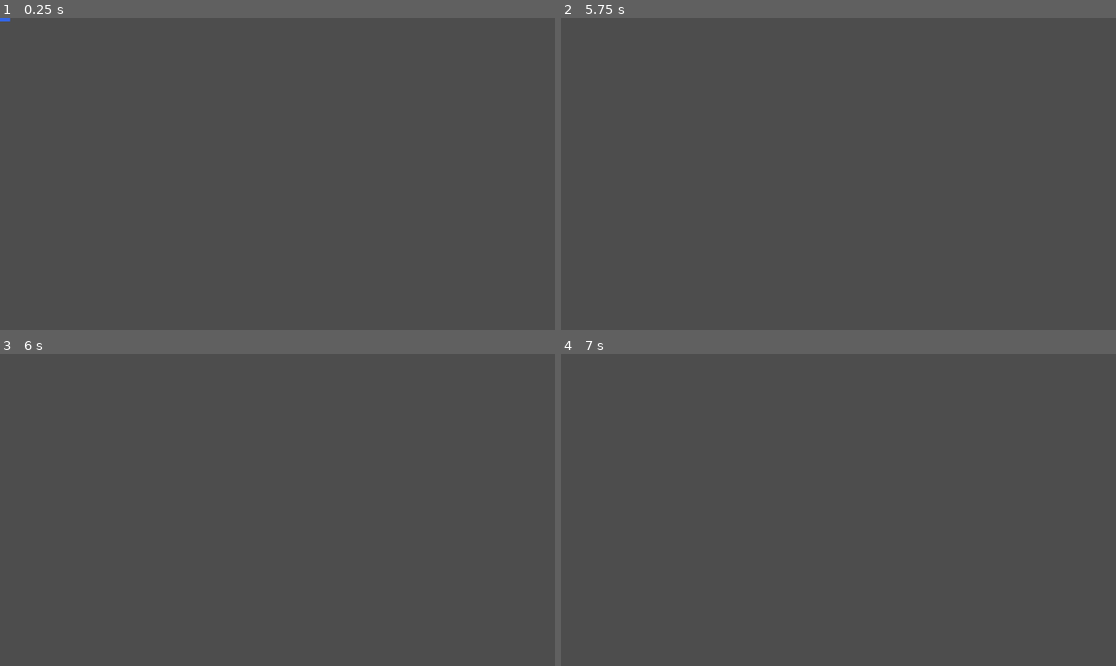
Above: before the commit, frames 1-4 (two rows, left to right).
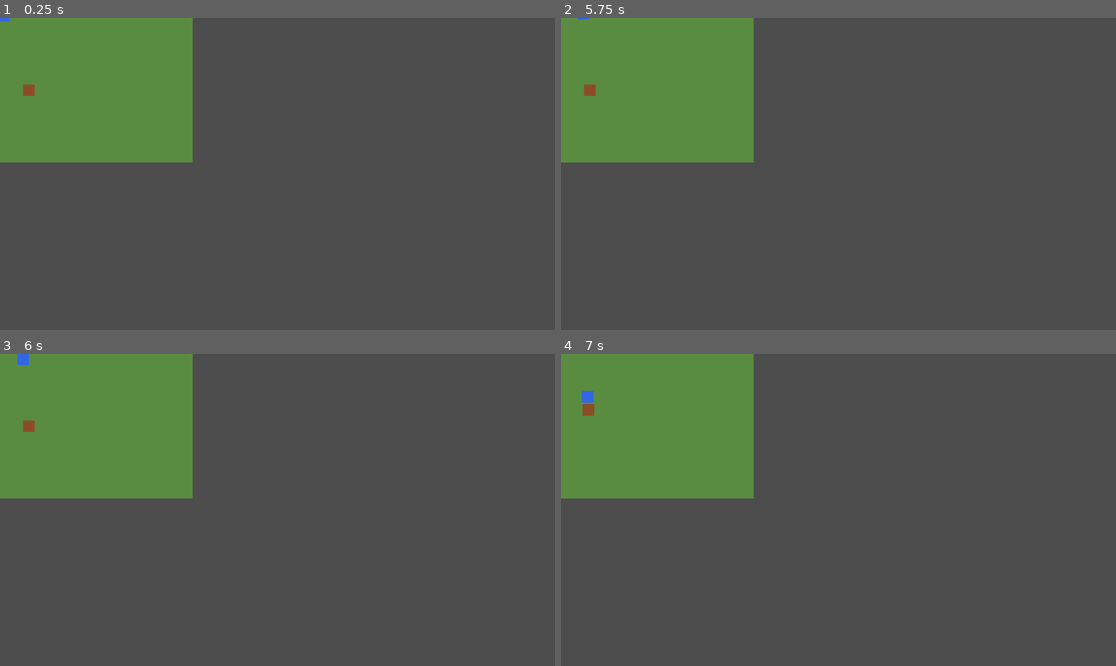
Above: after the commit, the same moments.

Repository: HexaLoid/ai-world-spectator
Game: Godot game, scene res://scenes/Main.tscn
Same seed, same stepped clock (60 frames per second), same inputs: the game is played once before the commit and once after it.
Inputs:
- Up to frame 1 (0.25 s): no input
- Up to frame 2 (5.75 s): tap Enter at 0.5, 2, 3.5 s; tap Space at 1.25, 2.75, 4.25 s
- Up to frame 3 (6 s): no input
- Up to frame 4 (7 s): no input

The runs differ from the first frame. In frame 1, 16% of the frame differs, in the area x 0-35%, y 0-47%; in frame 2, 16%; in frame 3, 16%; in frame 4, 16%.

Commit message:
Add Thornfield Meadow zone with wolf and bandit spawn points
Also fix SpawnPoint._spawn() to add the spawned enemy via
add_child.call_deferred() instead of add_child(): calling add_child()
synchronously from _ready() failed with "Parent node is busy setting
up children" when the SpawnPoint's own parent scene tree was still
being constructed (as happens for every SpawnPoint nested under
World under Main). This was the first live test of SpawnPoint's
enemy_scene wiring, which surfaced the bug.

Co-Authored-By: Claude Sonnet 5 <noreply@anthropic.com>

Diff:
--- a/scenes/Main.tscn
+++ b/scenes/Main.tscn
@@ -1,7 +1,11 @@
-[gd_scene load_steps=2 format=3]
+[gd_scene load_steps=3 format=3]
 
 [ext_resource type="PackedScene" path="res://scenes/entities/Character.tscn" id="1_character"]
+[ext_resource type="PackedScene" path="res://scenes/world/ThornfieldMeadow.tscn" id="2_world"]
 
 [node name="Main" type="Node2D"]
 
+[node name="World" parent="." instance=ExtResource("2_world")]
+position = Vector2(0, 0)
+
 [node name="Character" parent="." instance=ExtResource("1_character")]
--- /dev/null
+++ b/scenes/world/ThornfieldMeadow.tscn
@@ -0,0 +1,44 @@
+[gd_scene load_steps=3 format=3]
+
+[ext_resource type="PackedScene" path="res://scenes/entities/SpawnPoint.tscn" id="1_spawnpoint"]
+[ext_resource type="PackedScene" path="res://scenes/entities/Enemy.tscn" id="2_enemy"]
+
+[node name="ThornfieldMeadow" type="Node2D"]
+
+[node name="Background" type="ColorRect" parent="."]
+position = Vector2(-400, -300)
+size = Vector2(800, 600)
+color = Color(0.35, 0.55, 0.25, 1.0)
+
+[node name="SpawnPointWolf1" parent="." instance=ExtResource("1_spawnpoint")]
+position = Vector2(150, -80)
+enemy_scene = ExtResource("2_enemy")
+enemy_name_override = "Wolf"
+max_hp_override = 18
+move_speed_override = 70.0
+attack_damage_min_override = 2
+attack_damage_max_override = 4
+xp_reward_override = 20
+color_override = Color(0.5, 0.5, 0.5, 1.0)
+
+[node name="SpawnPointWolf2" parent="." instance=ExtResource("1_spawnpoint")]
+position = Vector2(-180, 100)
+enemy_scene = ExtResource("2_enemy")
+enemy_name_override = "Wolf"
+max_hp_override = 18
+move_speed_override = 70.0
+attack_damage_min_override = 2
+attack_damage_max_override = 4
+xp_reward_override = 20
+color_override = Color(0.5, 0.5, 0.5, 1.0)
+
+[node name="SpawnPointBandit1" parent="." instance=ExtResource("1_spawnpoint")]
+position = Vector2(60, 150)
+enemy_scene = ExtResource("2_enemy")
+enemy_name_override = "Bandit"
+max_hp_override = 35
+move_speed_override = 45.0
+attack_damage_min_override = 4
+attack_damage_max_override = 8
+xp_reward_override = 35
+color_override = Color(0.55, 0.3, 0.15, 1.0)
--- a/scripts/entities/spawn_point.gd
+++ b/scripts/entities/spawn_point.gd
@@ -40,7 +40,7 @@
 		# Assumes enemy_scene's root has a child literally named "ColorRect"
 		# (true of Enemy.tscn today) — a rename there would break this silently.
 		current_enemy.get_node("ColorRect").color = color_override
-	get_tree().current_scene.add_child(current_enemy)
+	get_tree().current_scene.add_child.call_deferred(current_enemy)
 
 func on_enemy_died() -> void:
 	current_enemy = null
